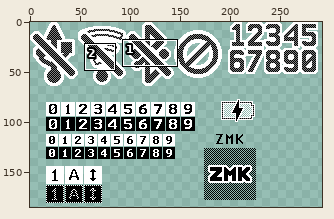
Pixel-art file, stored at res-src/icons.ase. The picture above shows the old version from afar; the outline marks the close-up.
Close-up. Before the edit:
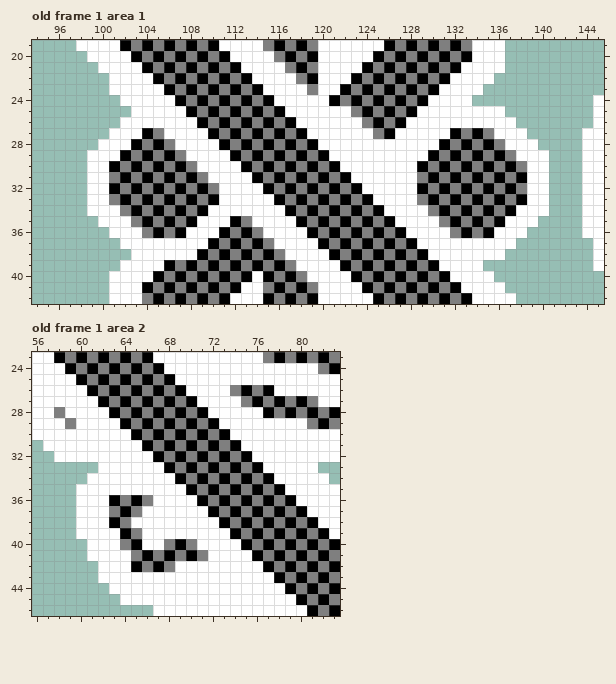
320x192 pixels, 1 frame. Shown: old frame 1 area 1: x 94..145, y 19..42; old frame 1 area 2: x 56..83, y 23..46. The wide view leaves out empty margins. The commit also changed other frames or places, which this record leaves out.
The same view after the edit:
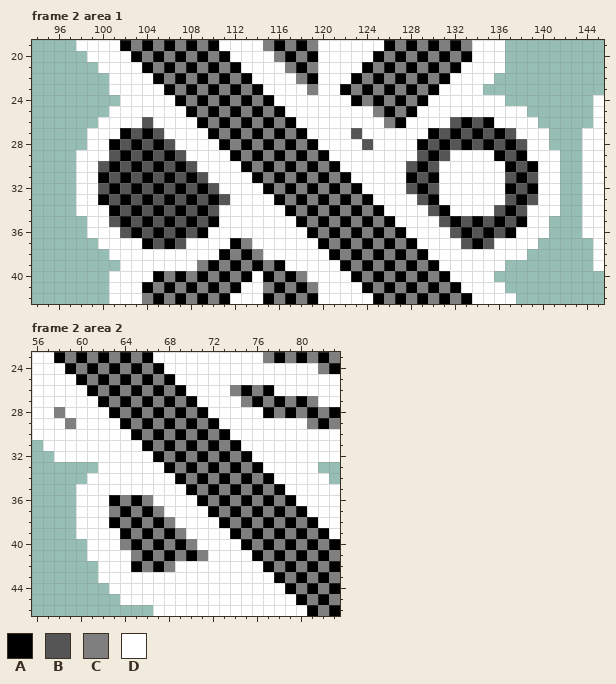
Palette (. is transparent): A #000000  B #555555  C #7f7f7f  D #ffffff
A new or re-ordered frame is compared with the old frame closest to it.
The edit:
frames 1 -> 4
--- frame 2 area 1 is new; against old frame 1, layer "bt/open"
@@ x 94..145 @@
 23 .......DDDDDACACACACADDDDCDDACACACACADDDD...........
-24 ........DDDDDACACACACADDDDDACACACACADDDD...........D
-25 .........DDDDDACACACACADDDDDDCACACADDDDDDDD........D
-26 ........DDDDDDDACACACACADDDDDDCACADDDDDDDDDD.......D
-27 .......DDDACDDDDACACACACADDDDDDCADDDDDACACDDD.....DD
-28 ......DDDACACDDDDACACACACADDDDDDDDDDDACACACDDD....DD
-29 .....DDDACACACDDDDACACACACADDDDDDDDDACACACACDDD...DD
-30 .....DDACACACACDDDDACACACACADDDDDDDACACACACACDD...DD
-31 .....DDCACACACACDDDDACACACACADDDDDDCACACACACADD...DD
-32 .....DDACACACACACDDDDACACACACADDDDDACACACACACDD...DD
-33 .....DDCACACACACADDDDDACACACACADDDDCACACACACADD...DD
-34 .....DDDCACACACADDDDDDDACACACACADDDDCACACACADDD...DD
-35 ......DDDCACACADDDACDDDDACACACACADDDDCACACADDD....DD
-36 .......DDDCACADDDACACDDDDACACACACADDDDCACADDD.....DD
-37 ........DDDDDDDDACACACDDDDACACACACADDDDDDDDD.......D
-38 .........DDDDDDACACACACDDDDACACACACADDDDDDD........D
-39 ........DDDDACACACACACACDDDDACACACACADDDD..........D
+24 ........DDDDDACACACACADDDDDDDACACACADDDDDDD........D
+25 .......DDDDDDDACACACACADDDDDDDDCACADDDDDDDDDD......D
+26 ......DDDDBDDDDACACACACADDDDDDDDCADDDDBABADDDD.....D
+27 .....DDDABABDDDDACACACACADDDDBDDDDDDABABABABDDD...DD
+28 .....DDABABABDDDDACACACACADDDDBDDDDABABABABABDD...DD
+29 ....DDDBABABABDDDDACACACACADDDDDDDDBABDDDDABADDD..DD
+30 ....DDBABABABABDDDDACACACACADDDDDDBABDDDDDDABADD..DD
+31 ....DDABABABABABDDDDACACACACADDDDDABADDDDDDBABDD..DD
+32 ....DDBABABABABABDDDDACACACACADDDDBABDDDDDDABADD..DD
+33 ....DDABABABABABABDDDDACACACACADDDDBADDDDDDBABDD..DD
+34 ....DDDABABABABABDDDDDDACACACACADDDDBADDDDBABDDD..DD
+35 .....DDBABABABABADDDDDDDACACACACADDDDBABABABADD...DD
+36 .....DDDBABABABADDDDDDDDDACACACACADDDDBABABADDD...DD
+37 ......DDDDABABDDDDACDDDDDDACACACACADDDDBABDDDD.....D
+38 .......DDDDDDDDDDACACDDDDDDACACACACADDDDDDDDD......D
+39 ........DDDDDDDCACACACADDDDDACACACACADDDDDD........D
 40 .......DDDDACACACACADACACDDDDACACACACADDDD..........
--- frame 2 area 2 is new; against old frame 1, layer "wl/open"
@@ x 63..71 @@
 36 ACACDDDDA
-37 CACDDDDDD
-38 ACDDDDDDD
-39 DACDDDDDD
-40 DCADDCACD
+37 CACACDDDD
+38 ACACACDDD
+39 DACACACDD
+40 DCACACACD
 41 DDCACACAC
Pixel boxes of the changes (left, top, right, bottom) in both close-ups:
changed: (329, 95, 560, 271)
changed: (76, 106, 296, 271)
changed: (131, 506, 186, 550)
